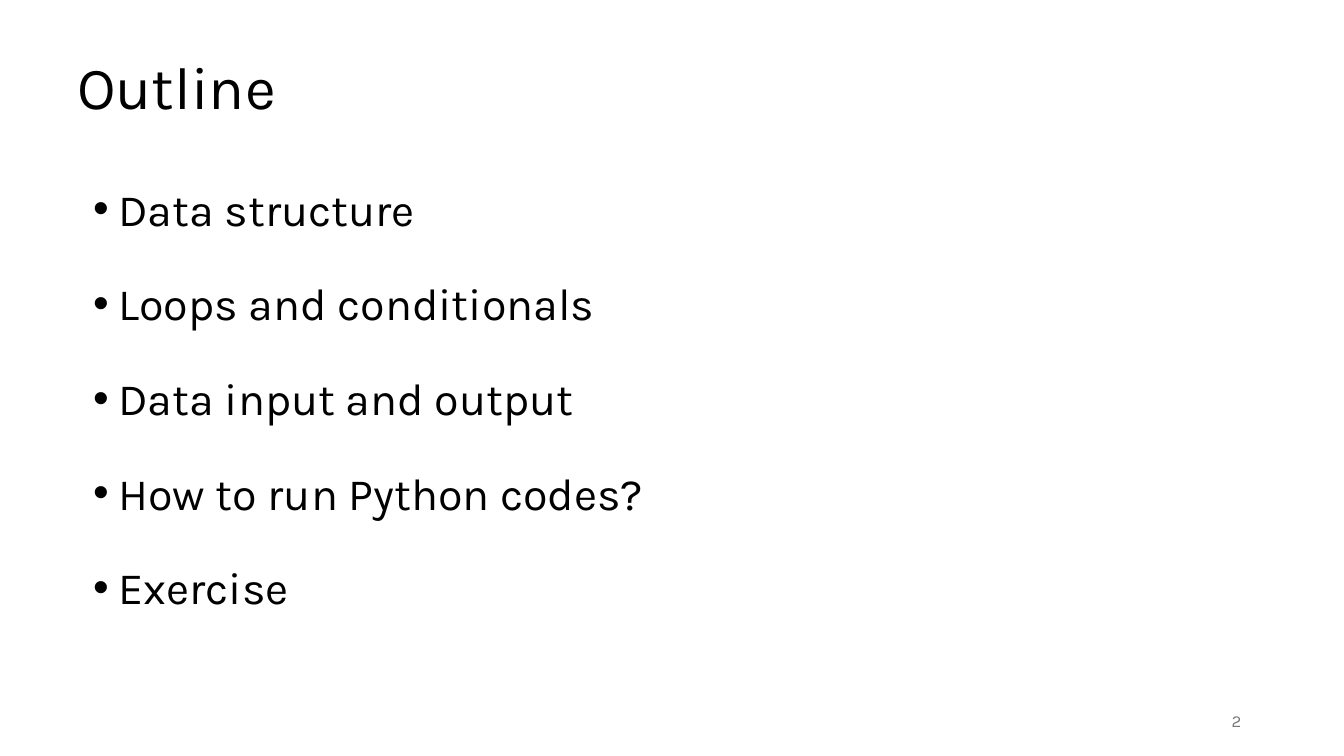
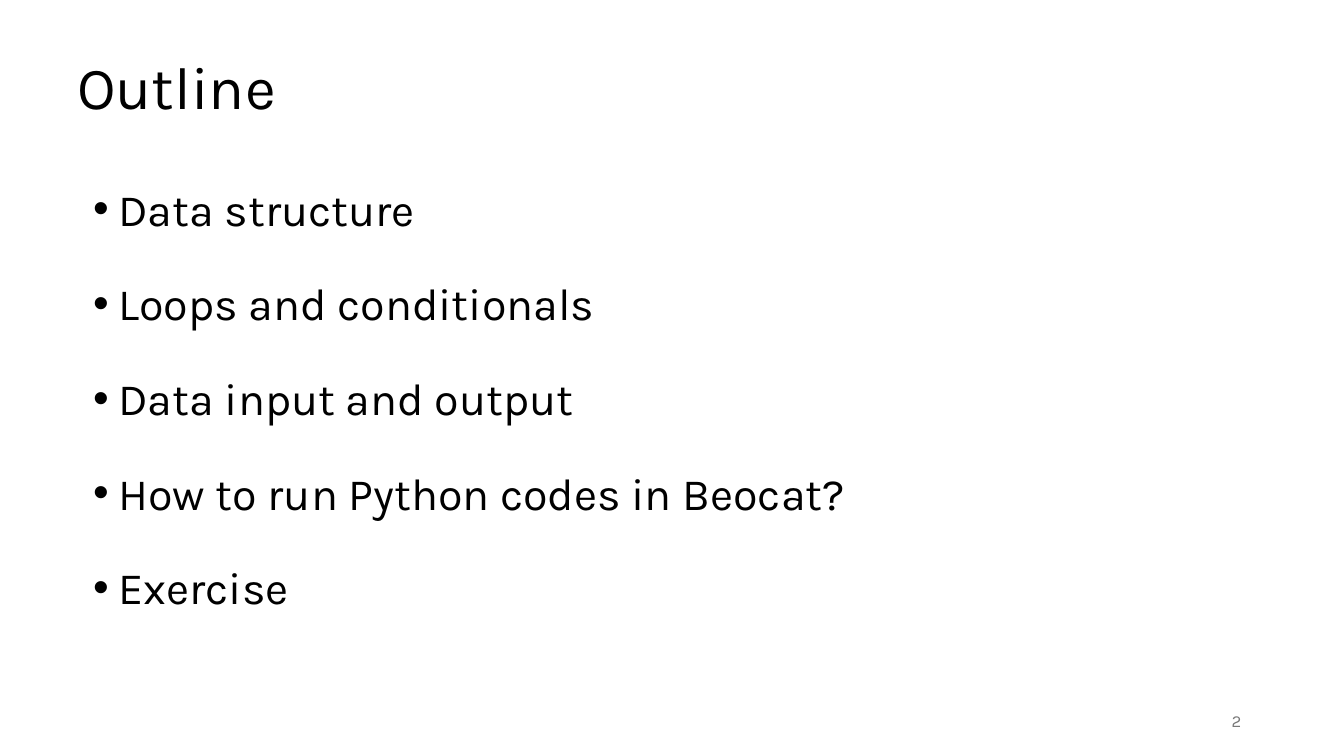
Before and after one commit to liu3zhenlab/teaching, a slide deck: slide 2 of PLPTH813Bioinformatis/2025/1_lecture/lecture16_Python.pptx. Drawn at 1344x756 pixels with LibreOffice and Linux fonts; fonts in the diff are those of the drawing. Boxes give left, top, right and bottom in pixels: in the first picture for what was removed or moved away, otherwise in the second. Text is boxed around its words. In the diff, an @@ line names an element or a change of style, - is before the commit and + after.

```diff
--- a/PLPTH813Bioinformatis/2025/1_lecture/lecture16_Python.pptx
+++ b/PLPTH813Bioinformatis/2025/1_lecture/lecture16_Python.pptx
@@ text at (118, 479, 845, 521): text changed @@
-• How to run Python codes?
+• How to run Python codes in Beocat?
```
Also in this commit, not shown: 13 other slides changed, 1 slide added.
